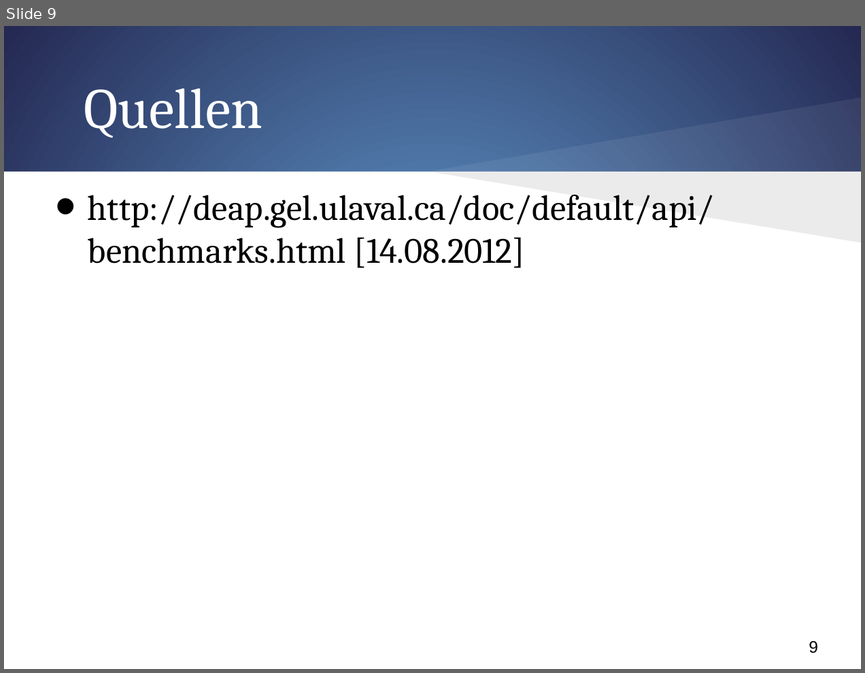
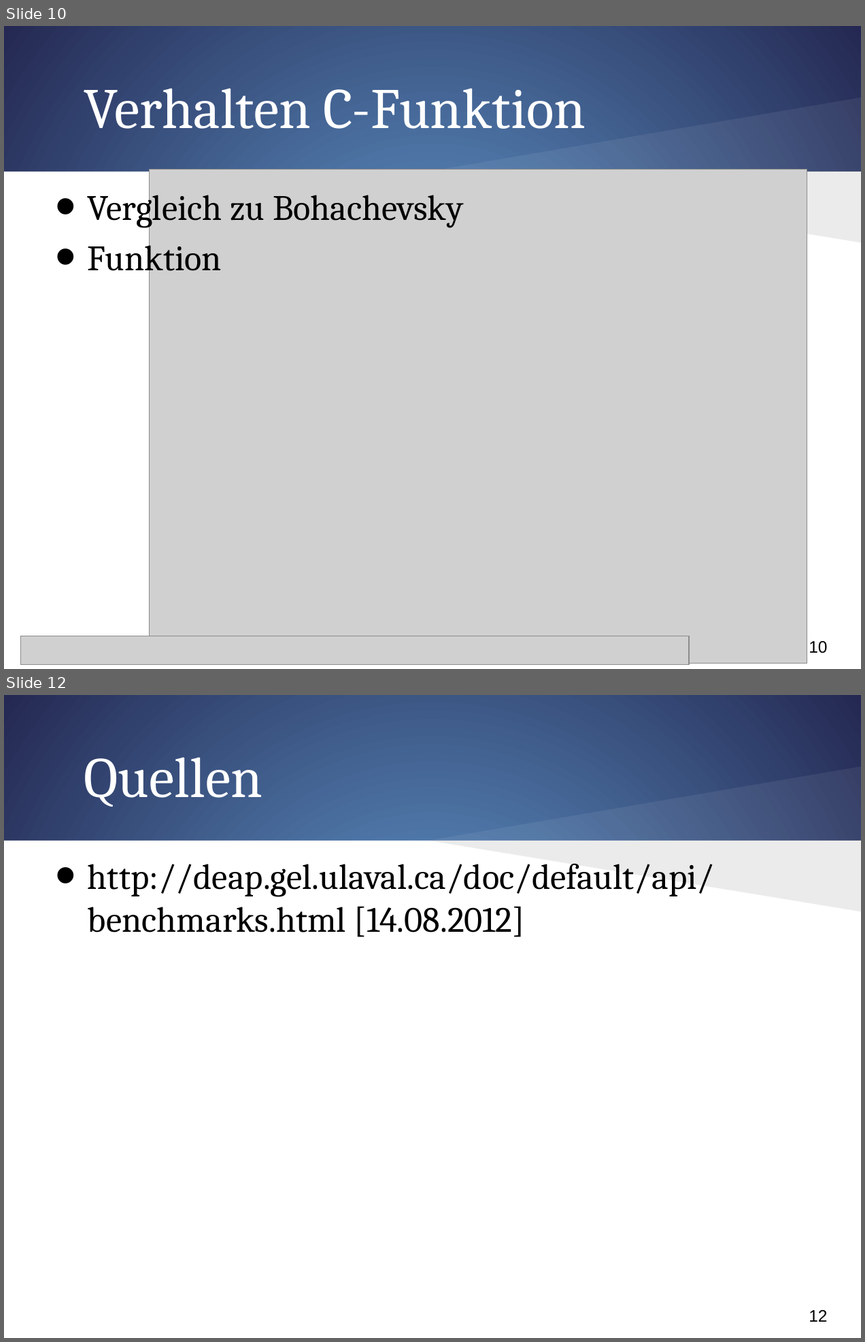
Before and after one commit to FalkoHilbert/evolotionaere-algorithmen, a slide deck: evolotionaereAlgorithmen/trunk/SystemOfEquations/Ergebnisse/Präsi/Einführung.pptx. Shown one above the other, each under a label of ours: slide 9 before the commit, slides 10 and 12 after it; the slides between them are not shown. The pictures are 865x673 and 865x1342 pixels, drawn with LibreOffice and Linux fonts; fonts in the diff are those of the drawing; grey boxes stand for pictures. Boxes give left, top, right and bottom in pixels: in the first picture for what was removed or moved away, otherwise in the second. Text is boxed around its words. In the diff, an @@ line names an element or a change of style, - is before the commit and + after.

```diff
--- a/evolotionaereAlgorithmen/trunk/SystemOfEquations/Ergebnisse/Präsi/Einführung.pptx
+++ b/evolotionaereAlgorithmen/trunk/SystemOfEquations/Ergebnisse/Präsi/Einführung.pptx
@@ slide 10 added at [4, 26, 861, 669], background gradient #629DD1 to #242852; not listed: 4 template elements that a slide beside it also shows @@
@@ title added at [84, 88, 586, 129], 48 pt, text #FFFFFF @@
+Verhalten C-Funktion
@@ text added at [88, 186, 464, 278], 30 pt, text #000000 @@
+• Vergleich zu Bohachevsky
+• Funktion
@@ picture added at [149, 169, 807, 662] @@
@@ picture added at [21, 636, 689, 665] @@
@@ what was slide 9 is now slide 12 @@
@@ page number at [808, 1310, 827, 1321]: text changed @@
-9
+12
```
Also in this commit, not shown: 2 slides changed, 2 other slides added.
